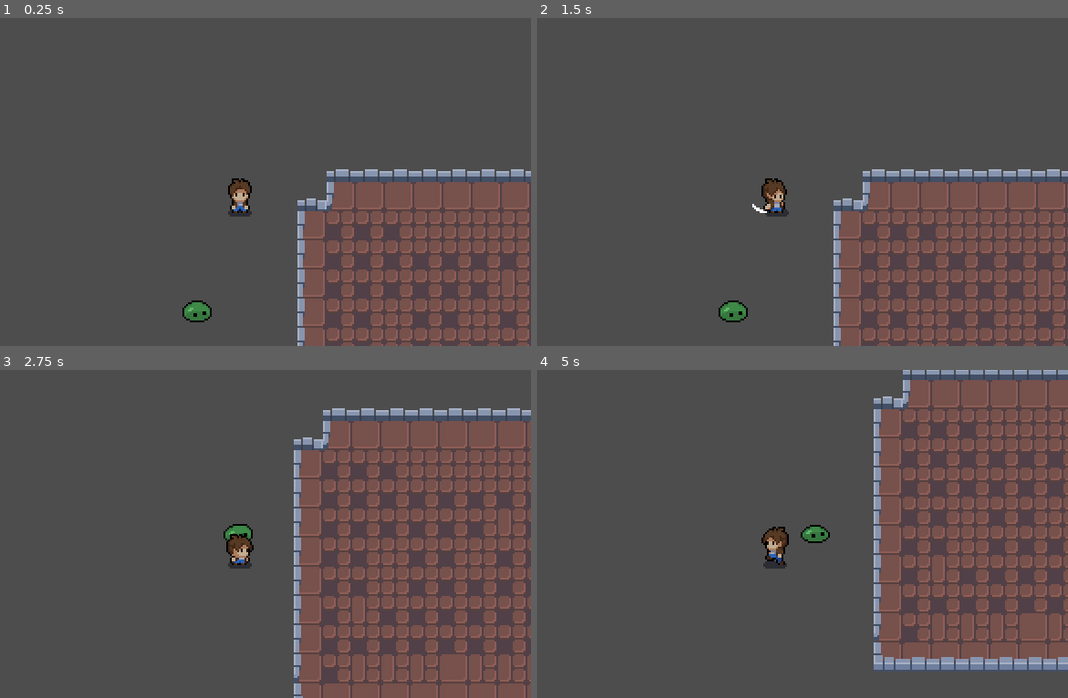
Above: before the commit, frames 1-4 (two rows, left to right).
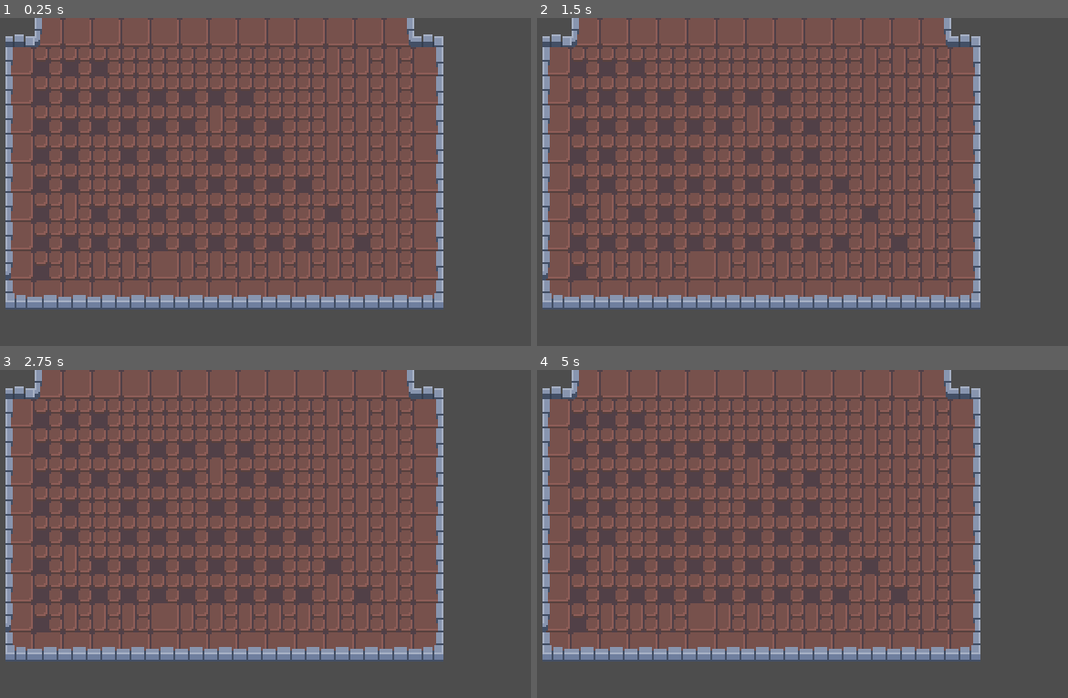
Above: after the commit, the same moments.

Repository: AlayandeWork/Rate.My.Hero
Game: Godot game, scene res://Nodes/Main/Main.tscn
The game is run twice, just before and just after one commit, with the same random seed, the same clock (stepped at 60 frames per second) and the same inputs.
Inputs (mouse positions are in pixels of both pictures, inside the frame that each line leads up to):
- Up to frame 1 (0.25 s): no input
- Up to frame 2 (1.5 s): move the mouse to (903, 165) at 0.52 s; hold Right (Right) 0.53-1.28 s; hold Space (Attack) 0.53-1.28 s; move the mouse to (659, 198) at 1.27 s; hold Down (Down) from 1.28 s (still down); tap Space (Attack) at 1.35 s
- Up to frame 3 (2.75 s): move the mouse to (297, 461) at 2.02 s; release Down (Down) at 2.03 s; hold Right (Right) from 2.03 s (still down); hold Space (Attack) from 2.03 s (still down)
- Up to frame 4 (5 s): move the mouse to (749, 599) at 2.77 s; release Right (Right) at 2.78 s; release Space (Attack) at 2.78 s; hold Up (Up) 2.78-3.53 s; tap Space (Attack) at 2.85, 4.35 s; move the mouse to (951, 583) at 3.52 s; hold Space (Attack) 3.53-4.28 s; hold Left (Left) from 3.53 s (still down); move the mouse to (600, 484) at 4.27 s

The runs differ from the first frame. In frame 1, 56% of the frame differs, in the area x 1-100%, y 0-100%; in frame 2, 56%; in frame 3, 59%; in frame 4, 57%.

Commit message:
Remove instances of hero and enemy

Diff:
--- a/Nodes/Main/Main.tscn
+++ b/Nodes/Main/Main.tscn
@@ -1,10 +1,8 @@
-[gd_scene load_steps=6 format=3 uid="uid://ci16ad4l8ldv3"]
+[gd_scene load_steps=4 format=3 uid="uid://ci16ad4l8ldv3"]
 
 [ext_resource type="Script" path="res://Nodes/Main/Main.gd" id="1_20rjr"]
 [ext_resource type="PackedScene" uid="uid://cp8t45lxaw11f" path="res://Nodes/Main/LevelTileMap.tscn" id="2_86i67"]
 [ext_resource type="PackedScene" uid="uid://dapl3d2ypx668" path="res://Nodes/Menu/pause_menu.tscn" id="4_123e1"]
-[ext_resource type="PackedScene" uid="uid://cj3hejb33rf3q" path="res://Nodes/Enemy/enemy.tscn" id="4_ion8y"]
-[ext_resource type="PackedScene" uid="uid://cmarc8b8qvuwa" path="res://Nodes/Hero/Hero.tscn" id="5_pxjaw"]
 
 [node name="Main" type="Node2D"]
 script = ExtResource("1_20rjr")
@@ -15,8 +13,3 @@
 [node name="CanvasLayer" type="CanvasLayer" parent="."]
 
 [node name="Pause_Menu" parent="CanvasLayer" instance=ExtResource("4_123e1")]
-
-[node name="Enemy" parent="." instance=ExtResource("4_ion8y")]
-position = Vector2(-23, 71)
-
-[node name="CharacterBody2D" parent="." instance=ExtResource("5_pxjaw")]
